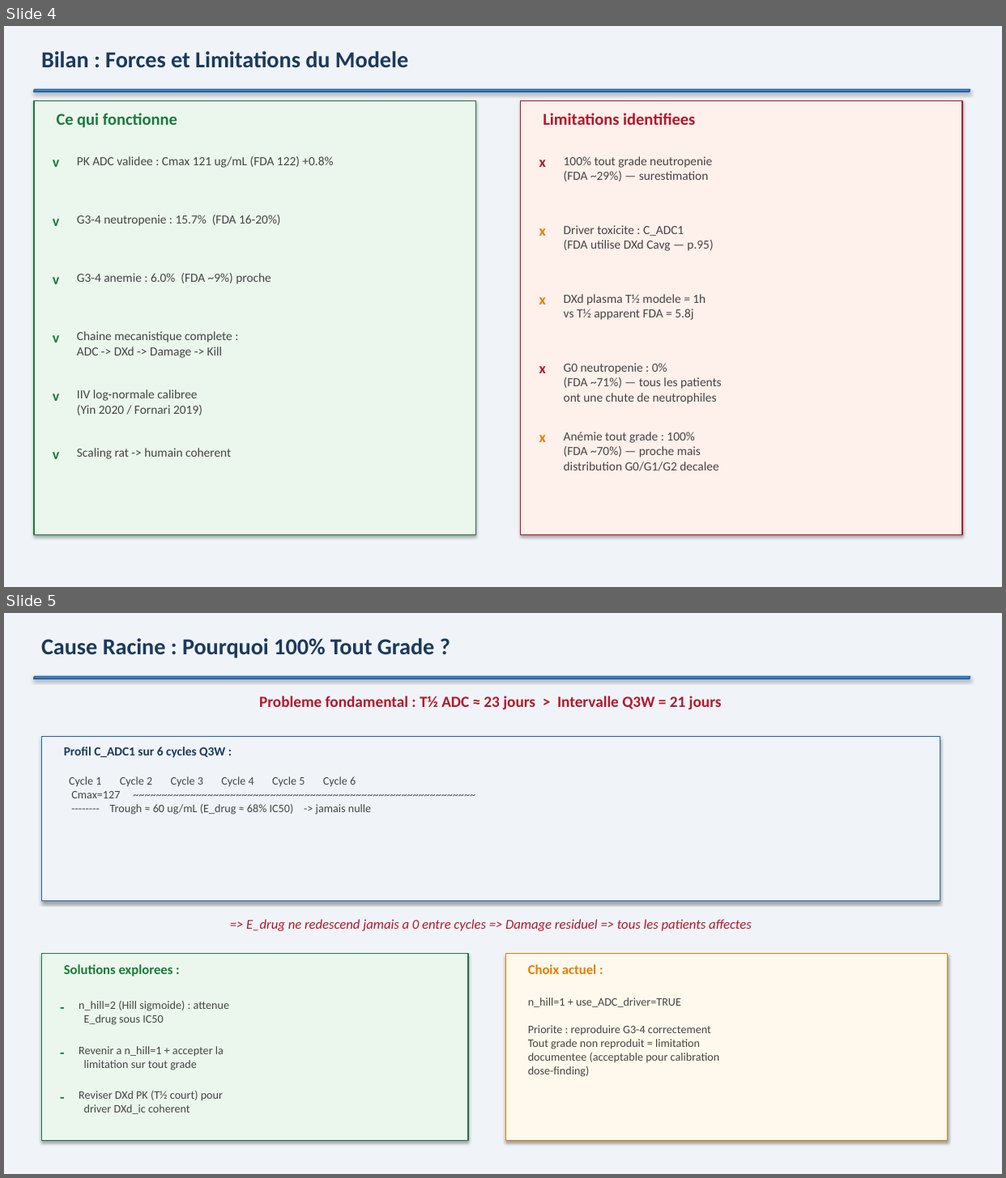
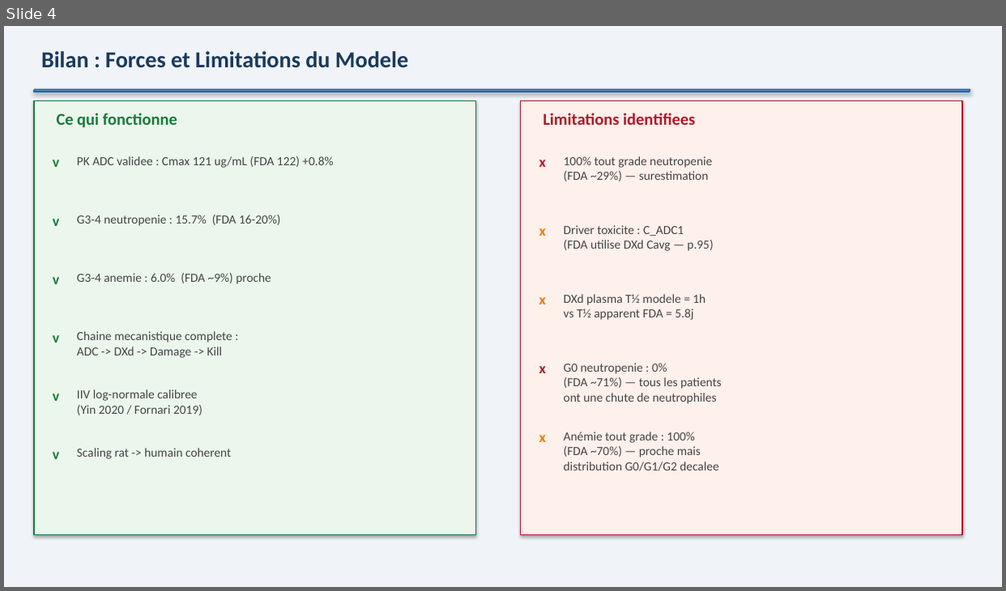
Before and after one commit to omarhss4k/Hema, a slide deck: scripts_tdxd/results_PKPD_human/TDXd_PKPD_Bilan.pptx. Shown one above the other, each under a label of ours: slides 4 and 5 before the commit, slide 4 after it. The pictures are 1006x1178 and 1006x591 pixels, drawn with LibreOffice and Linux fonts; fonts in the diff are those of the drawing. Boxes give left, top, right and bottom in pixels: in the first picture for what was removed or moved away, otherwise in the second. Text is boxed around its words. In the diff, an @@ line names an element or a change of style, - is before the commit and + after.

```diff
--- a/scripts_tdxd/results_PKPD_human/TDXd_PKPD_Bilan.pptx
+++ b/scripts_tdxd/results_PKPD_human/TDXd_PKPD_Bilan.pptx
@@ slide 5 removed at [4,613,1002,1174], background #F0F4F8 @@
@@ text removed at [41,638,435,658] @@
-Cause Racine : Pourquoi 100% Tout Grade ?
@@ parallelogram removed at [34,677,970,679] @@
@@ text removed at [259,696,722,710] @@
-Probleme fondamental : T½ ADC ≈ 23 jours > Intervalle Q3W = 21 jours
@@ rectangle removed at [41,736,940,901] @@
@@ text removed at [64,747,225,758] @@
-Profil C_ADC1 sur 6 cycles Q3W :
@@ text removed at [69,777,371,815] @@
-Cycle 1 Cycle 2 Cycle 3 Cycle 4 Cycle 5 Cycle 6
-Cmax=127 ~~~~~~~~~~~~~~~~~~~~~~~~~~~~~~~~~~~~~~~~~~~~~~~~~~~~~~~~~~~~
--------- Trough ≈ 60 ug/mL (E_drug ≈ 68% IC50) -> jamais nulle
@@ text removed at [246,919,752,931] @@
-=> E_drug ne redescend jamais a 0 entre cycles => Damage residuel => tous les patients affectes
@@ rectangle removed at [41,954,468,1141] @@
@@ text removed at [64,965,173,977] @@
-Solutions explorees :
@@ rectangle removed at [505,954,948,1141] @@
@@ text removed at [528,965,596,974] @@
-Choix actuel :
@@ text removed at [53,995,75,1024] @@
--
@@ text removed at [79,1001,229,1025] @@
-n_hill=2 (Hill sigmoide) : attenue
-E_drug sous IC50
@@ text removed at [528,998,720,1077] @@
-n_hill=1 + use_ADC_driver=TRUE
-Priorite : reproduire G3-4 correctement
-Tout grade non reproduit = limitation
-documentee (acceptable pour calibration
-dose-finding)
@@ text removed at [53,1040,75,1070] @@
--
@@ text removed at [79,1046,224,1071] @@
-Revenir a n_hill=1 + accepter la
-limitation sur tout grade
@@ text removed at [53,1084,75,1114] @@
--
@@ text removed at [79,1091,223,1114] @@
-Reviser DXd PK (T½ court) pour
-driver DXd_ic coherent
```
Also in this commit, not shown: 2 slides changed, 1 slide added, 1 other file.
